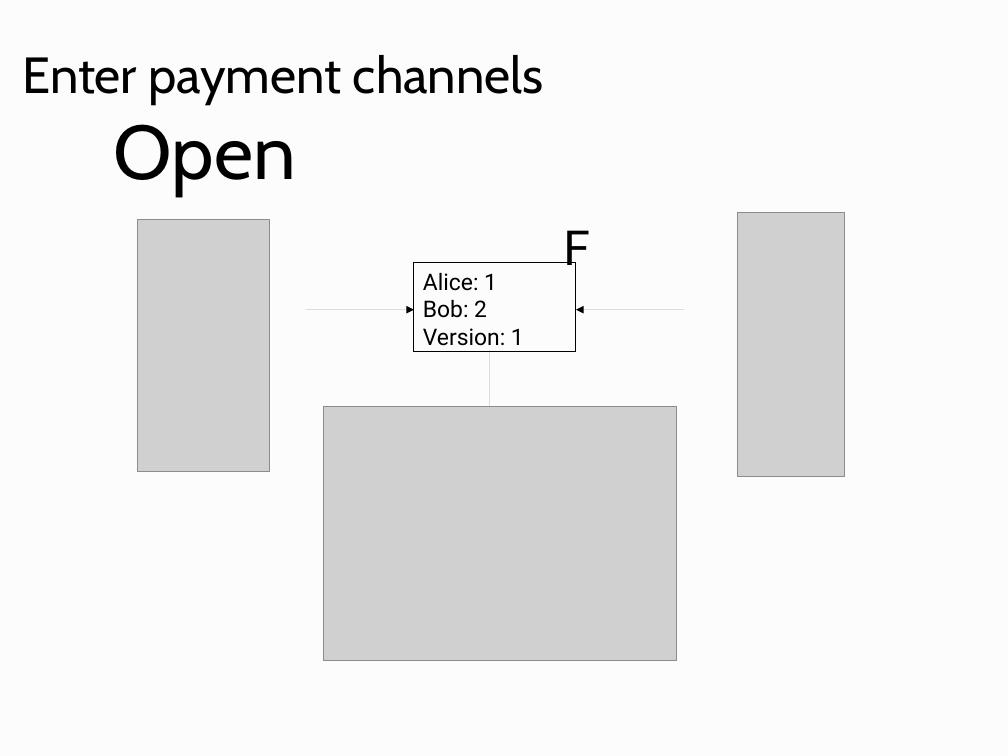
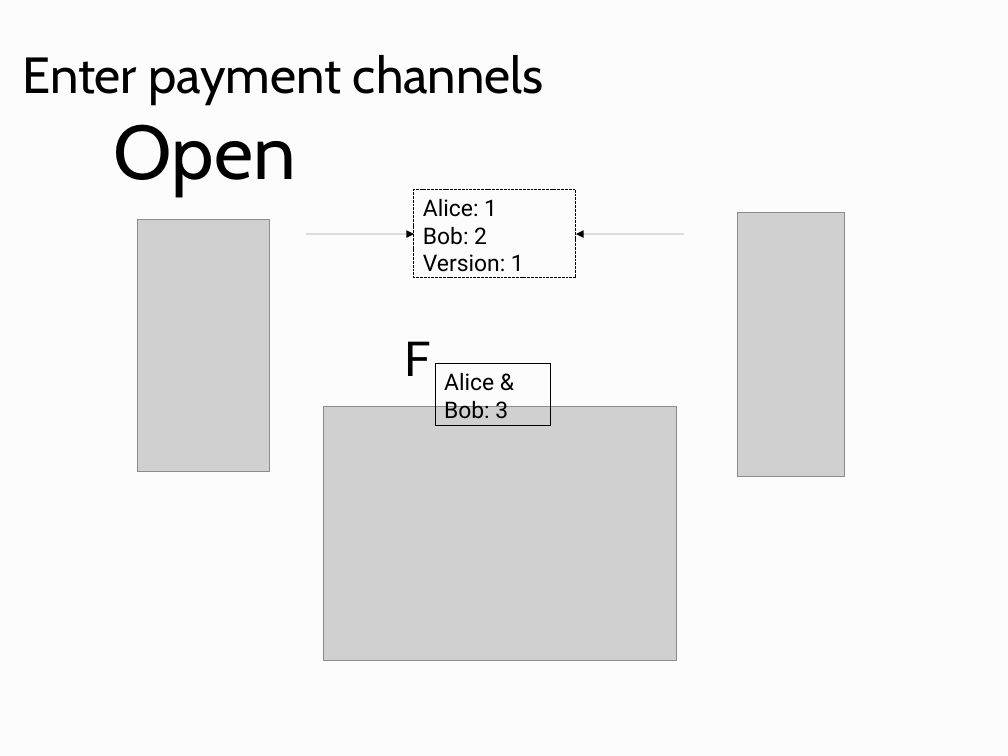
Before and after one commit to OrfeasLitos/PaymentChannels, a slide deck: slide 4 of slides/slides.odp. Drawn at 1008x756 pixels with LibreOffice and Linux fonts; fonts in the diff are those of the drawing; grey boxes stand for pictures. Boxes give left, top, right and bottom in pixels: in the first picture for what was removed or moved away, otherwise in the second. Text is boxed around its words. In the diff, an @@ line names an element or a change of style, - is before the commit and + after.

```diff
--- a/slides/slides.odp
+++ b/slides/slides.odp
@@ 2 arrows, 1 rectangle: place and size @@
-2 arrows, 1 rectangle at (306,263,684,351)
+2 arrows, 1 rectangle at (306,189,684,278)
@@ text "F" rewrapped from (563,230,590,277) to (405,341,432,376) @@
@@ arrow removed from (489, 350) to (489, 477) @@
@@ rectangle added at (435,364,551,426), outline #000000 0 pt, 18 pt, text #000000 @@
+Alice & Bob: 3
```
Also in this commit, not shown: 4 other slides changed, 5 slides added, 1 other file.
